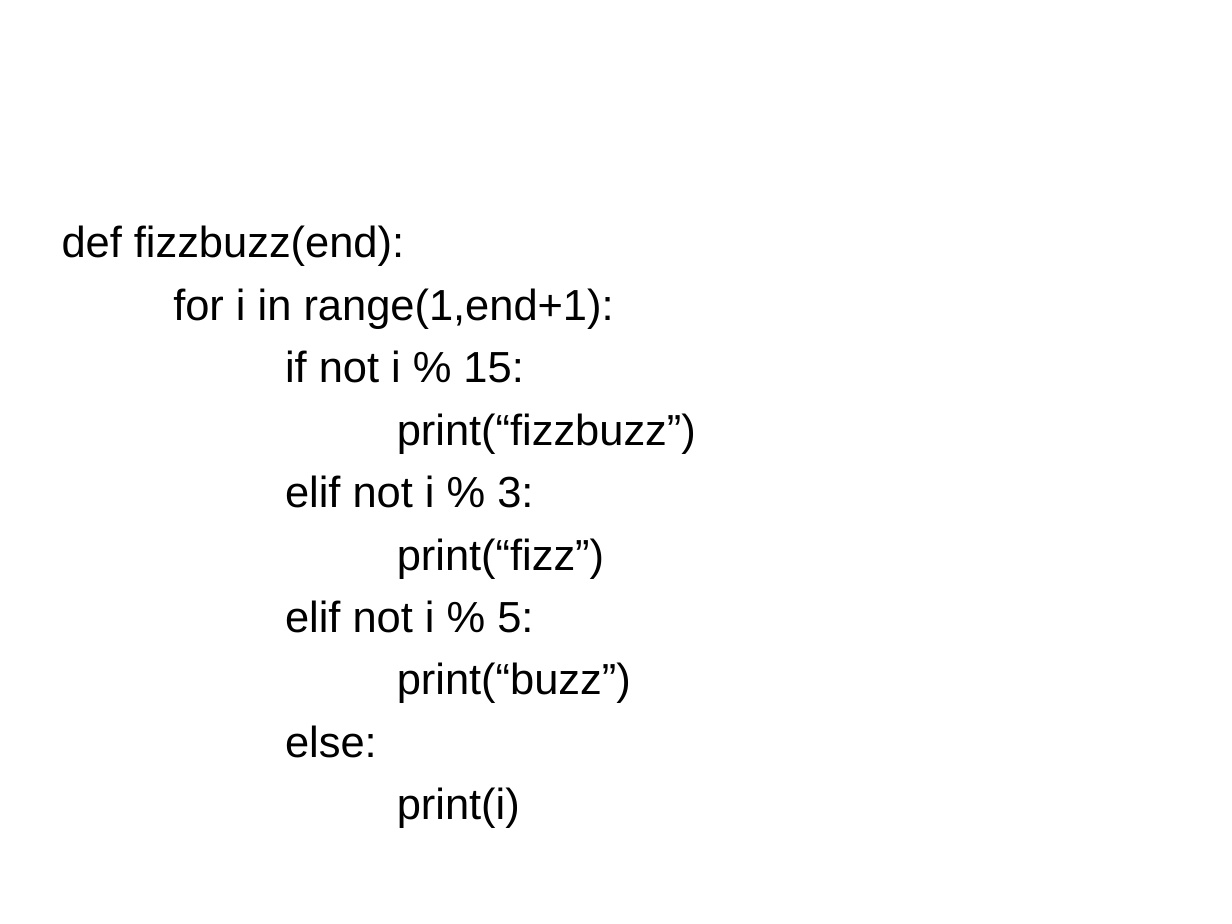
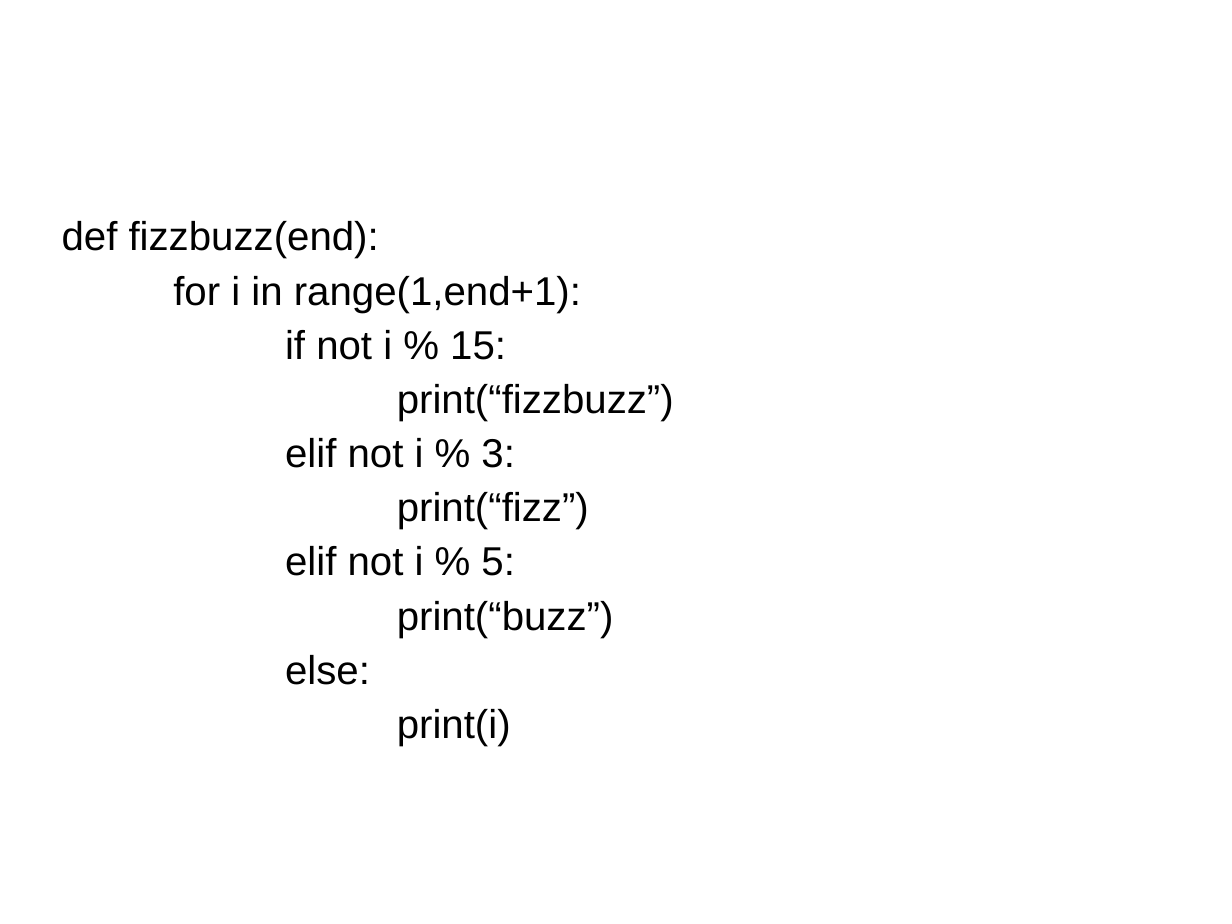
Before and after one commit to oumugai/siryou, a slide deck: slide 17 of 内包表記.pptx. Drawn at 1232x924 pixels with LibreOffice and Linux fonts; fonts in the diff are those of the drawing; background and template pictures are left out. Boxes give left, top, right and bottom in pixels: in the first picture for what was removed or moved away, otherwise in the second. Text is boxed around its words. In the diff, an @@ line names an element or a change of style, - is before the commit and + after.

```diff
--- a/内包表記.pptx
+++ b/内包表記.pptx
@@ text "def fizzbuzz(end):" at (62,221,674,746): size 28 to 25.9 pt; line spacing 0.9 to 0.8 @@
```
Also in this commit, not shown: 6 other slides changed.
